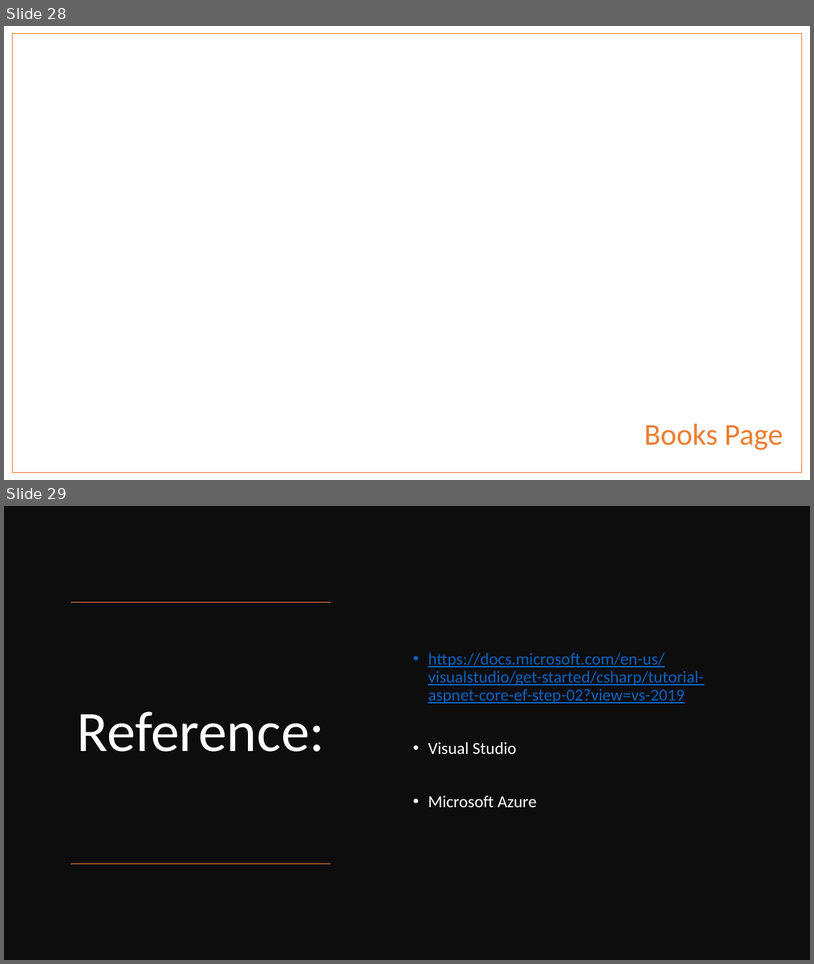
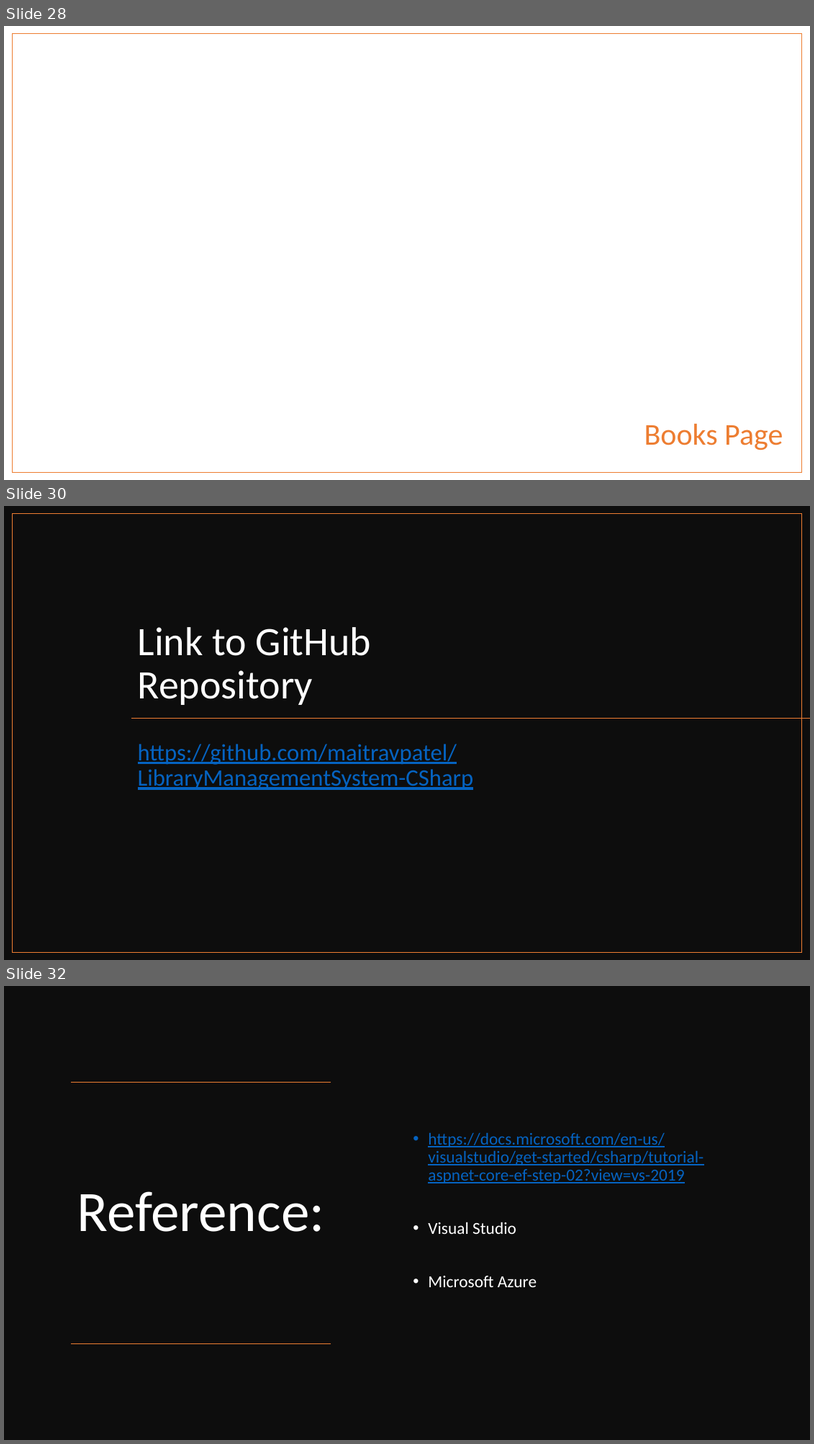
Before and after one commit to maitravpatel/LibraryManagementSystem-CSharp, a slide deck: Final Project of C#.pptx. Shown one above the other, each under a label of ours: slides 28 and 29 before the commit, slides 28, 30 and 32 after it; the slides between them are not shown. The pictures are 814x964 and 814x1444 pixels, drawn with LibreOffice and Linux fonts; fonts in the diff are those of the drawing; background and template pictures are left out. Boxes give left, top, right and bottom in pixels: in the first picture for what was removed or moved away, otherwise in the second. Text is boxed around its words. In the diff, an @@ line names an element or a change of style, - is before the commit and + after.

Commit message:
github and video link

```diff
--- a/Final Project of C#.pptx
+++ b/Final Project of C#.pptx
@@ slide 30 added at <box>4,506,810,960</box>, background #FFFFFF @@
@@ rectangle added at <box>4,506,810,960</box>, fill #0D0D0D @@
@@ rectangle added at <box>13,514,802,952</box>, outline #ED7D31 1 pt @@
@@ title added at <box>138,627,371,705</box>, 48 pt, text #FFFFFF @@
+Link to GitHub Repository
@@ line added from (810, 718) to (131, 718), #ED7D31 1 pt @@
@@ text added at <box>138,744,474,790</box>, 28 pt, text #0563C1, underline @@
+https://github.com/maitravpatel/LibraryManagementSystem-CSharp
@@ what was slide 29 is now slide 32 @@
```
Also in this commit, not shown: 2 other slides added, 2 other files.
